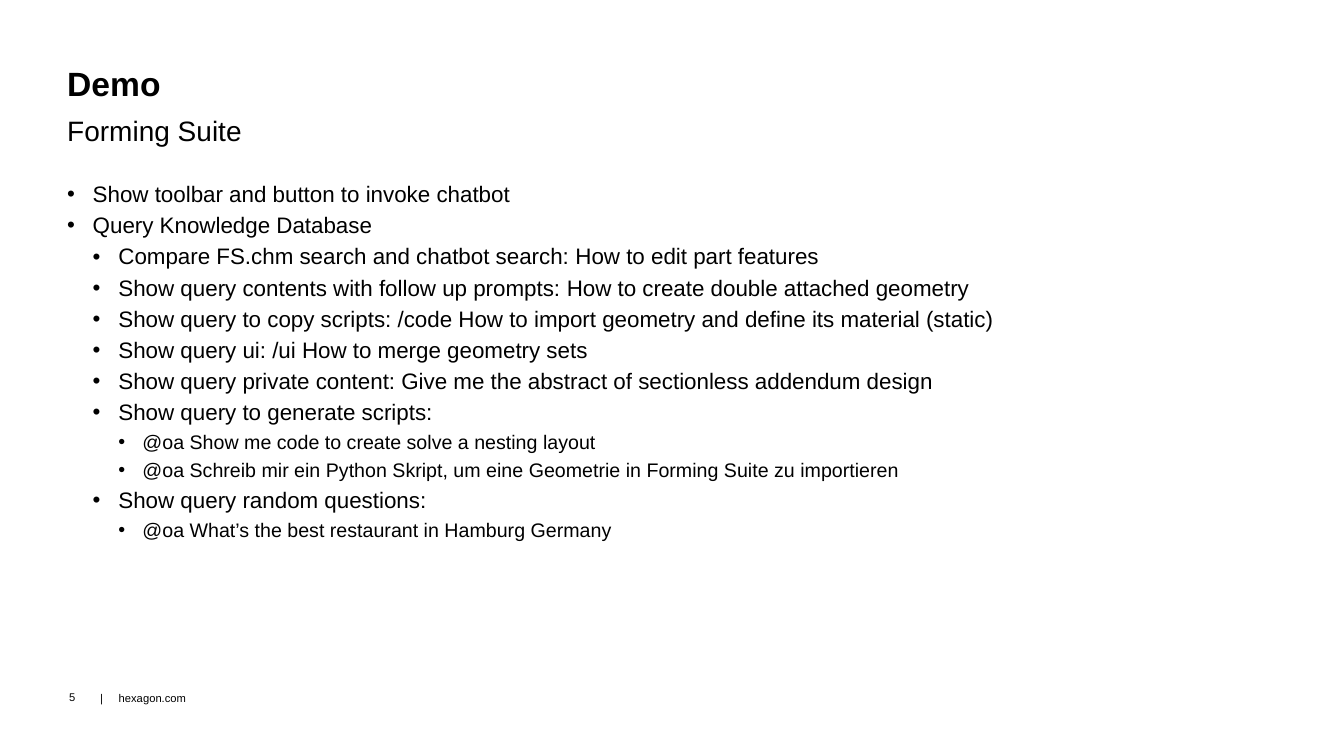
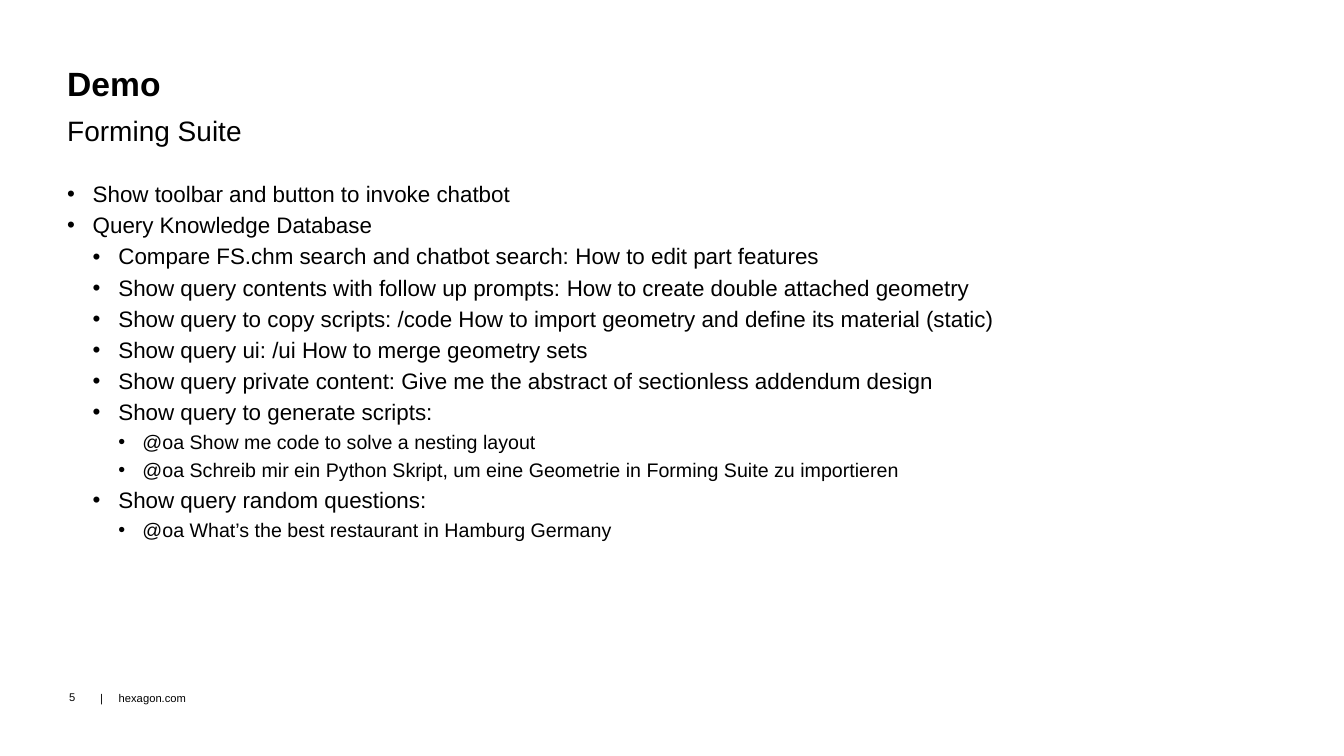
Before and after one commit to dongzgh/protos-vmccopilot, a slide deck: slide 5 of docs/VMC Hackathon 2024 - VMC.Chatbot - Demo.pptx. Drawn at 1344x756 pixels with LibreOffice and Linux fonts; fonts in the diff are those of the drawing; background and template pictures are left out. Boxes give left, top, right and bottom in pixels: in the first picture for what was removed or moved away, otherwise in the second. Text is boxed around its words. In the diff, an @@ line names an element or a change of style, - is before the commit and + after.

```diff
--- a/docs/VMC Hackathon 2024 - VMC.Chatbot - Demo.pptx
+++ b/docs/VMC Hackathon 2024 - VMC.Chatbot - Demo.pptx
@@ text at [142, 434, 535, 453]: text changed @@
-    • @oa Show me code to create solve a nesting layout
+    • @oa Show me code to solve a nesting layout
```
Also in this commit, not shown: 11 other files.
